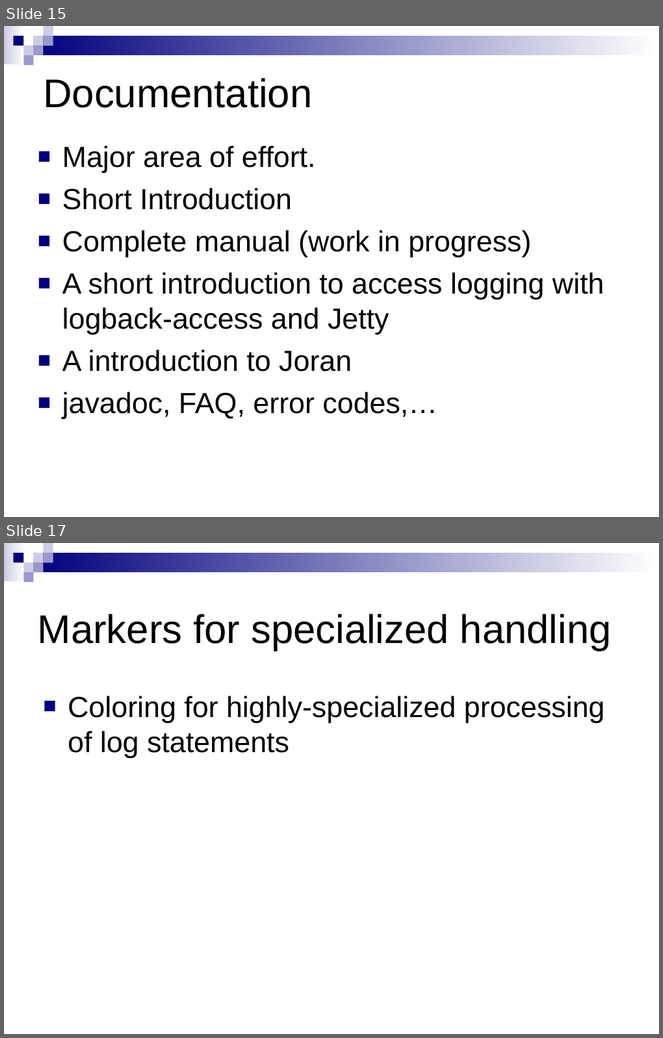
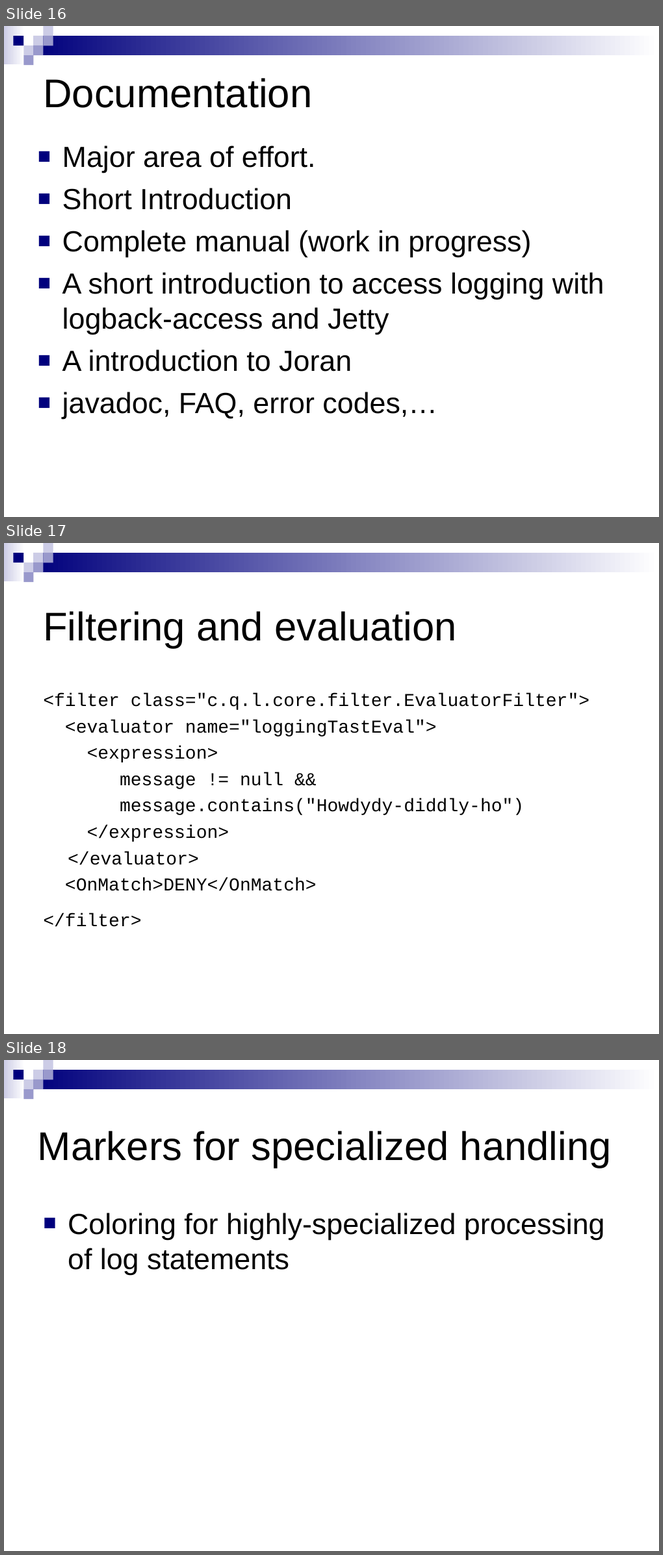
Before and after one commit to qos-ch/logback, a slide deck: logback-site/src/site/resources/10reasons.ppt. Shown one above the other, each under a label of ours: slides 15 and 17 before the commit, slides 16, 17 and 18 after it; the slides between them are not shown. The pictures are 663x1038 and 663x1555 pixels, drawn with LibreOffice and Linux fonts; fonts in the diff are those of the drawing; background and template pictures are left out. Boxes give left, top, right and bottom in pixels: in the first picture for what was removed or moved away, otherwise in the second. Text is boxed around its words. In the diff, an @@ line names an element or a change of style, - is before the commit and + after.

```diff
--- a/logback-site/src/site/resources/10reasons.ppt
+++ b/logback-site/src/site/resources/10reasons.ppt
@@ slide 17 added at box(4, 543, 659, 1034), background #FFFFFF; not listed: 9 template elements that a slide beside it also shows @@
@@ title added at box(43, 611, 457, 648), 44 pt, text #000000 @@
+Filtering and evaluation
@@ text added at box(43, 693, 590, 927), 20 pt, text #000000 @@
+<filter class="c.q.l.core.filter.EvaluatorFilter">
+<evaluator name="loggingTastEval">
+<expression>
+message != null &&
+message.contains("Howdydy-diddly-ho")
+</expression>
+</evaluator>
+<OnMatch>DENY</OnMatch>
+</filter>
@@ what was slide 15 is now slide 16 @@
@@ what was slide 17 is now slide 18 @@
```
Also in this commit, not shown: 4 slides changed, 1 other slide added, 1 slide removed, 2 other files.
